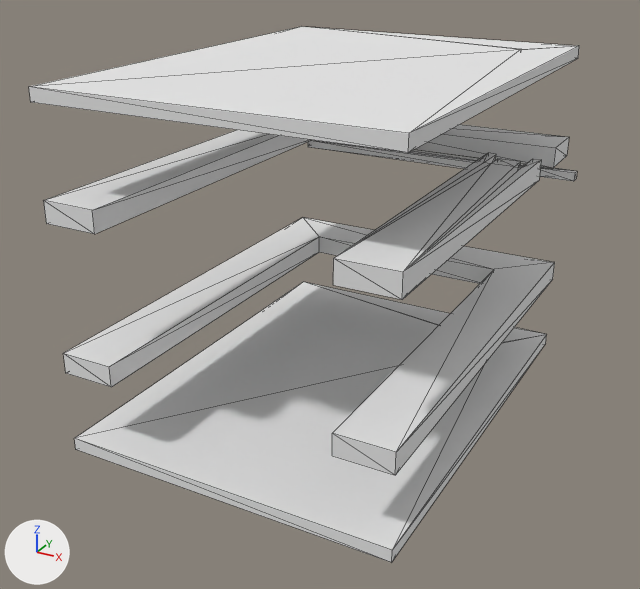
Two versions of the OBJ model public/3dModel/cardholderObj.obj, one commit apart.
Before and after are seen from a camera (50 mm lens) standing at (93.1, -175.0, 57.5) and looking at (-0.2, -5.3, -27.4). The axes (+X, +Y, +Z) are drawn at lower left. The lights are the same throughout. Mesh edges are drawn as thin lines. Where no turn or scale is listed for an object, it has been applied to the vertices. Vertices at the same position are counted once.

Names of what the first picture shows: 'cardholderObj'.
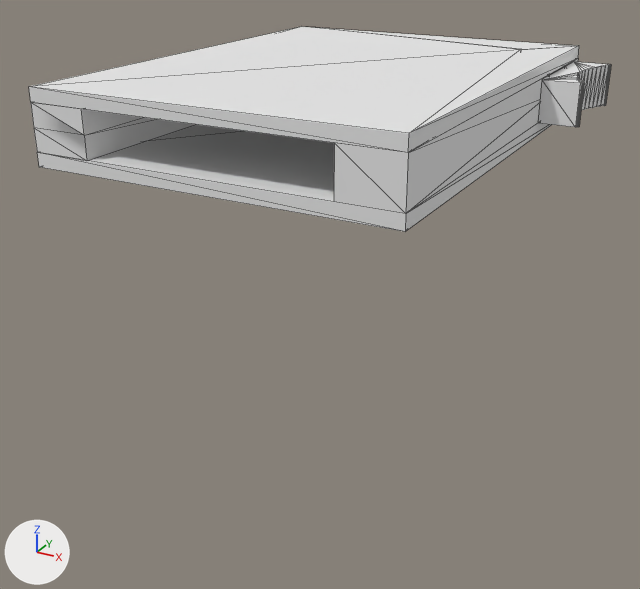
What differs and where, as boxes (x1, y1, x2, y2) in the pictures (640 x 589 px):
'cardholderObj', reshaped (62% shorter)
    before: (29, 27, 579, 562)
    after: (29, 27, 611, 232)
part 1 of me_cardholderobj, added
    after: (538, 62, 611, 127)
part 2 of me_cardholderobj, deleted
    before: (333, 153, 541, 300)
part 3 of me_cardholderobj, deleted
    before: (308, 140, 577, 181)
part 4 of me_cardholderobj, deleted
    before: (74, 282, 547, 562)
part 5 of me_cardholderobj, deleted
    before: (63, 217, 555, 475)
part 6 of me_cardholderobj, deleted
    before: (43, 124, 569, 234)
part 7 of me_cardholderobj, added
    after: (31, 59, 578, 232)

The change in detail:
me_cardholderobj is used by ob_cardholderobj; location (0.0, 0.0, 0.0).
me_cardholderobj had 108 vertices, 200 faces and spanned x -40.0..46.0, y -50.0..55.8, z -57.7..25.3.
me_cardholderobj now has 174 vertices, 356 faces and spans x -40.0..49.1, y -50.0..55.8, z 9.3..25.3.
me_cardholderobj part 1: a new loose piece of 83 vertices spanning x 40.0..49.1, y 23.7..52.0, z 12.3..22.0, in mat_steel___satin (white #e7e7e7).
me_cardholderobj part 2: the loose piece of 24 vertices spanning x 27.0..40.0, y -50.0..30.1, z -2.7..2.3 is deleted.
me_cardholderobj part 3: the loose piece of 20 vertices spanning x -28.0..46.0, y 37.5..42.5, z -4.7..-2.7 is deleted.
me_cardholderobj part 4: the loose piece of 18 vertices spanning x -40.0..40.0, y -50.0..55.8, z -57.7..-54.7 is deleted.
me_cardholderobj part 5: the loose piece of 16 vertices spanning x -40.0..40.0, y -50.0..55.8, z -37.7..-32.7 is deleted.
me_cardholderobj part 6: the loose piece of 12 vertices spanning x -40.0..40.0, y -50.0..55.8, z -2.7..2.3 is deleted.
Part 7, on me_cardholderobj:
35 vertices are added at x -40.0..40.0, y -50.0..55.8, z 9.3..22.3.
12 new vertices lie (0.0, 0.0, 5.0) away from vertices in x 27.0..40.0, y 21.0..42.8, z 12.3..17.3.
6 new vertices lie (0.0, 0.0, 3.0) away from vertices in x 29.0..40.0, y -50.0..43.3, z 9.3.
86 new faces join them, mat_rubber___soft (white #e7e7e7).
36 new faces join them, mat_steel___satin (white #e7e7e7).
